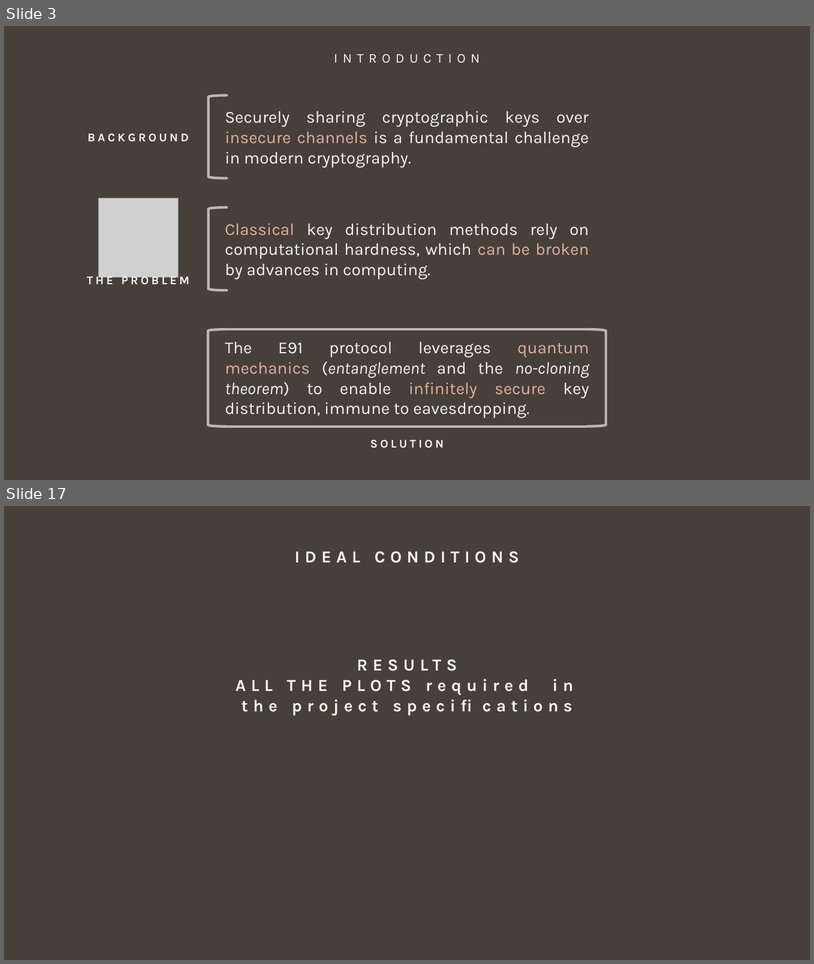
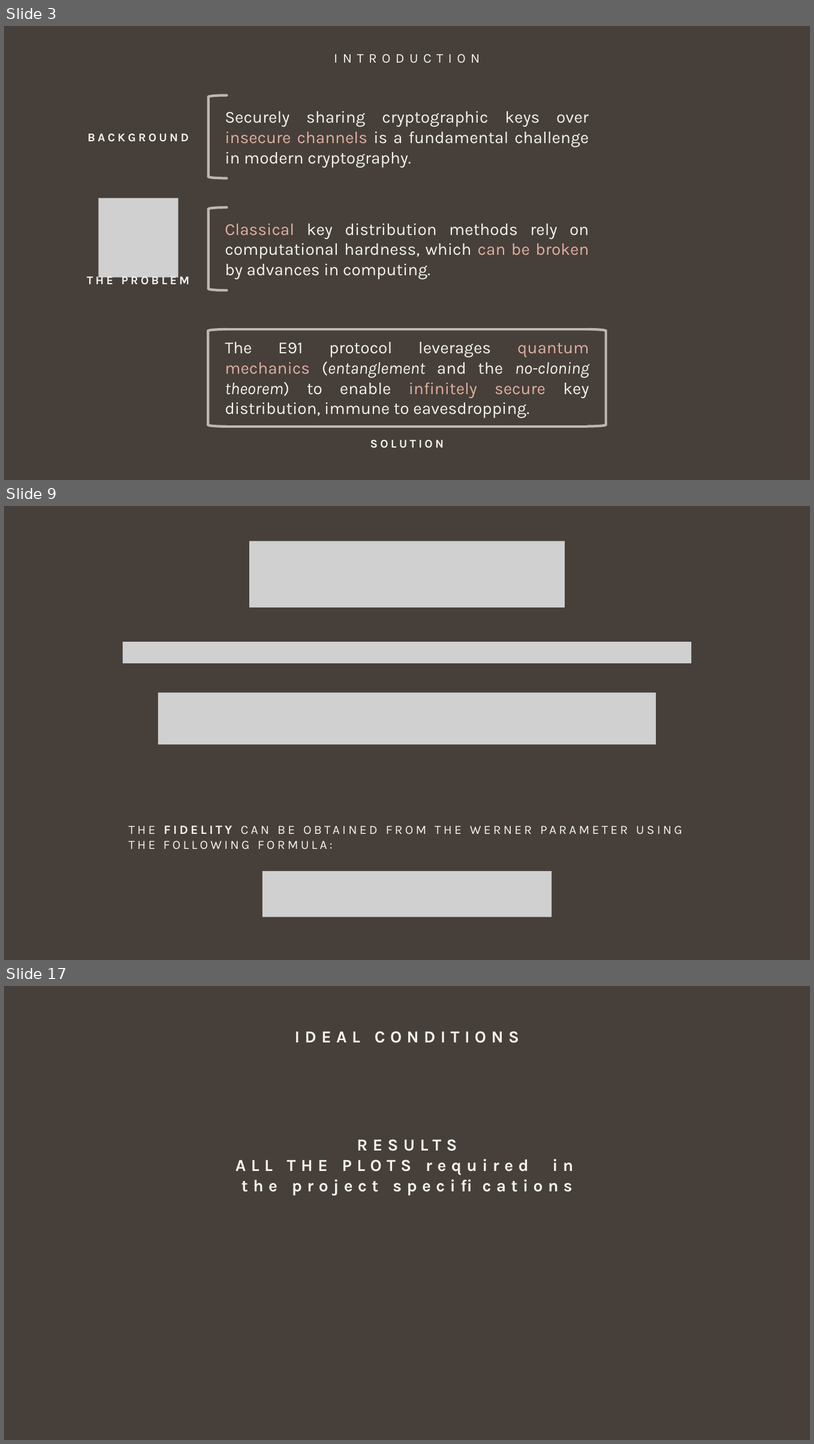
Before and after one commit to giovanniligato/E91-Protocol, a slide deck: Slides/E91 Protocol.pptx. Shown one above the other, each under a label of ours: slides 3 and 17 before the commit, slides 3, 9 and 17 after it; the slides between them are not shown. The pictures are 814x964 and 814x1444 pixels, drawn with LibreOffice and Linux fonts; fonts in the diff are those of the drawing; grey boxes stand for pictures. Boxes give left, top, right and bottom in pixels: in the first picture for what was removed or moved away, otherwise in the second. Text is boxed around its words. In the diff, an @@ line names an element or a change of style, - is before the commit and + after.

```diff
--- a/Slides/E91 Protocol.pptx
+++ b/Slides/E91 Protocol.pptx
@@ slide 9 added at (x1=4, y1=506, x2=810, y2=960), background #463F3A @@
@@ picture added at (x1=249, y1=541, x2=566, y2=607) @@
@@ picture added at (x1=123, y1=642, x2=692, y2=663) @@
@@ picture added at (x1=158, y1=693, x2=656, y2=744) @@
@@ text added at (x1=129, y1=825, x2=683, y2=849), 15 pt, text #F4F3EE @@
+THE FIDELITY CAN BE OBTAINED FROM THE WERNER PARAMETER USING THE FOLLOWING FORMULA:
@@ picture added at (x1=263, y1=871, x2=552, y2=917) @@
```
Also in this commit, not shown: 5 slides changed, 7 other slides added, 7 slides removed.
